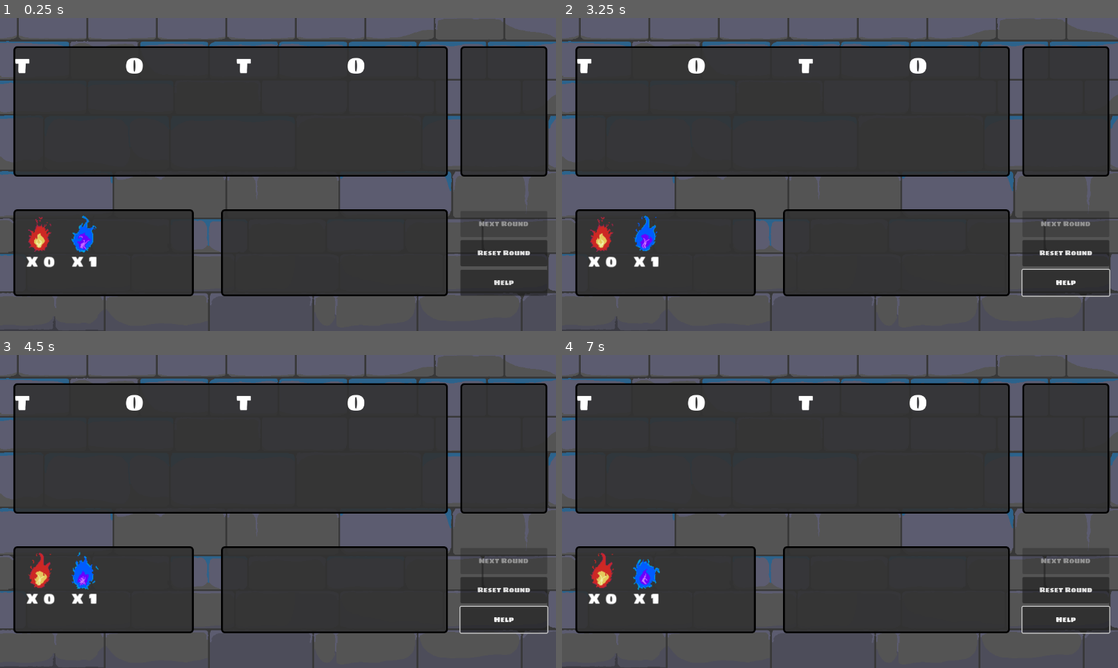
Above: before the commit, frames 1-4 (two rows, left to right).
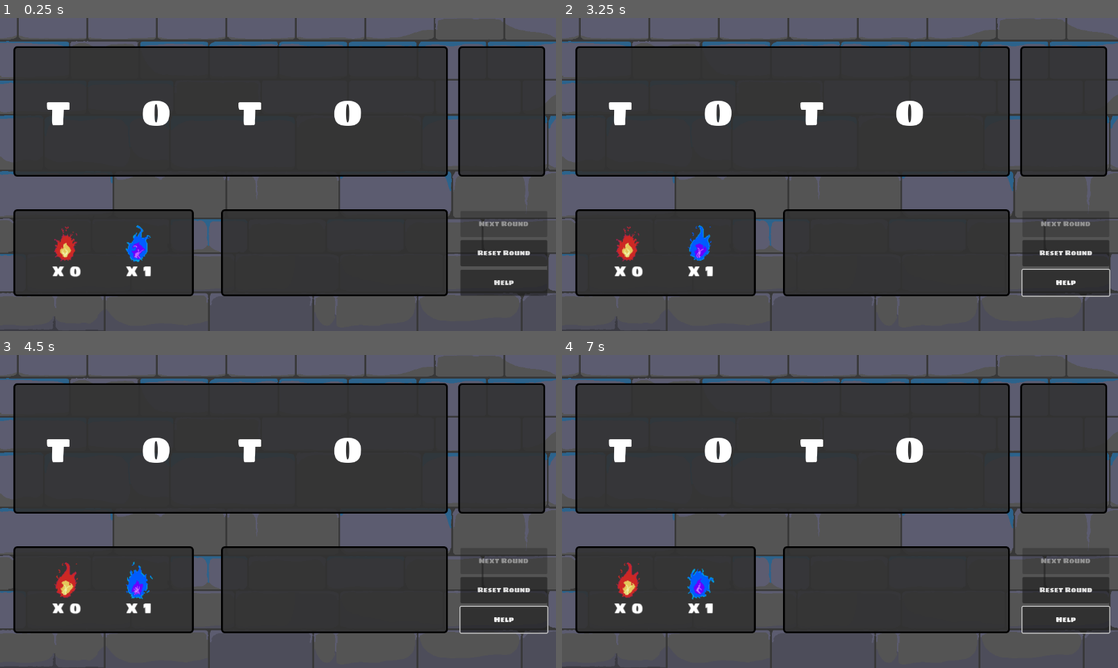
Above: after the commit, the same moments.

Repository: Nono-M/GodotWildJam_83
Game: Godot game, scene res://main.tscn
Two runs of this game, one before a commit and one after it. Both use one fixed random seed, a clock stepped at 60 frames per second and the inputs below.
Inputs (mouse positions are in pixels of both pictures, inside the frame that each line leads up to):
- Up to frame 1 (0.25 s): no input
- Up to frame 2 (3.25 s): move the mouse to (962, 158) at 0.52 s; click (962, 158) at 0.67 s; click "Reset Round" at 1.25 s; click "Help" at 2 s; drag from (728, 190) to (589, 61) at 2.77 s
- Up to frame 3 (4.5 s): move the mouse to (333, 442) at 3.52 s; click (333, 442) at 3.67 s; drag from (250, 574) to (139, 398) at 4.27 s
- Up to frame 4 (7 s): move the mouse to (1006, 558) at 5.02 s; click (1006, 558) at 5.17 s; drag from (673, 464) to (812, 398) at 5.77 s; move the mouse to (867, 511) at 6.52 s; click (867, 511) at 6.67 s

The runs differ from the first frame. In frame 1, 3.5% of the frame differs, in the area x 2-99%, y 8-83%; in frame 2, 3.5%; in frame 3, 3.6%; in frame 4, 3.6%.

Commit message:
box positioning re-arranged

Diff:
--- a/flames_box.tscn
+++ b/flames_box.tscn
@@ -11,7 +11,7 @@
 flame_color = "red"
 
 [node name="BlueFlame" parent="." instance=ExtResource("1_8rsn0")]
-position = Vector2(100, 0)
+position = Vector2(165, 0)
 frame_progress = 0.0
 flame_color = "blue"
 
--- a/interface.tscn
+++ b/interface.tscn
@@ -44,9 +44,9 @@
 
 [node name="FoundWordsPanel" type="Panel" parent="."]
 layout_mode = 0
-offset_left = 1060.0
+offset_left = 1055.0
 offset_top = 65.0
-offset_right = 1260.0
+offset_right = 1255.0
 offset_bottom = 365.0
 theme_override_styles/panel = ExtResource("1_2e0uu")
 
--- a/letter.tscn
+++ b/letter.tscn
@@ -5,7 +5,7 @@
 [sub_resource type="LabelSettings" id="LabelSettings_yokvi"]
 line_spacing = 0.0
 font = ExtResource("1_ccnf4")
-font_size = 50
+font_size = 80
 
 [sub_resource type="RectangleShape2D" id="RectangleShape2D_nb3gm"]
 size = Vector2(60, 60)
--- a/main.tscn
+++ b/main.tscn
@@ -9,29 +9,30 @@
 script = ExtResource("1_ptgmp")
 
 [node name="Interface" parent="." instance=ExtResource("2_4v44y")]
+metadata/_edit_lock_ = true
 
 [node name="WordDisplayer" type="HBoxContainer" parent="."]
-offset_left = 33.0
-offset_top = 68.0
-offset_right = 1033.0
-offset_bottom = 368.0
+offset_left = 105.0
+offset_top = 152.0
+offset_right = 967.0
+offset_bottom = 280.0
 pivot_offset = Vector2(50, 50)
 theme_override_constants/separation = 20
 
 [node name="ResultDisplayer" type="VBoxContainer" parent="."]
-offset_left = 1061.0
-offset_top = 80.0
-offset_right = 1261.0
-offset_bottom = 120.0
+offset_left = 1094.0
+offset_top = 76.0
+offset_right = 1207.0
+offset_bottom = 116.0
 
 [node name="Flames" parent="." instance=ExtResource("2_tgysf")]
-position = Vector2(56, 452)
+position = Vector2(116, 474)
 
 [node name="MessageBox" type="Label" parent="."]
-offset_left = 514.0
-offset_top = 447.0
-offset_right = 1027.0
-offset_bottom = 634.0
+offset_left = 543.0
+offset_top = 454.0
+offset_right = 997.0
+offset_bottom = 624.0
 theme_override_fonts/font = ExtResource("3_g2u06")
 theme_override_font_sizes/font_size = 24
 autowrap_mode = 2
